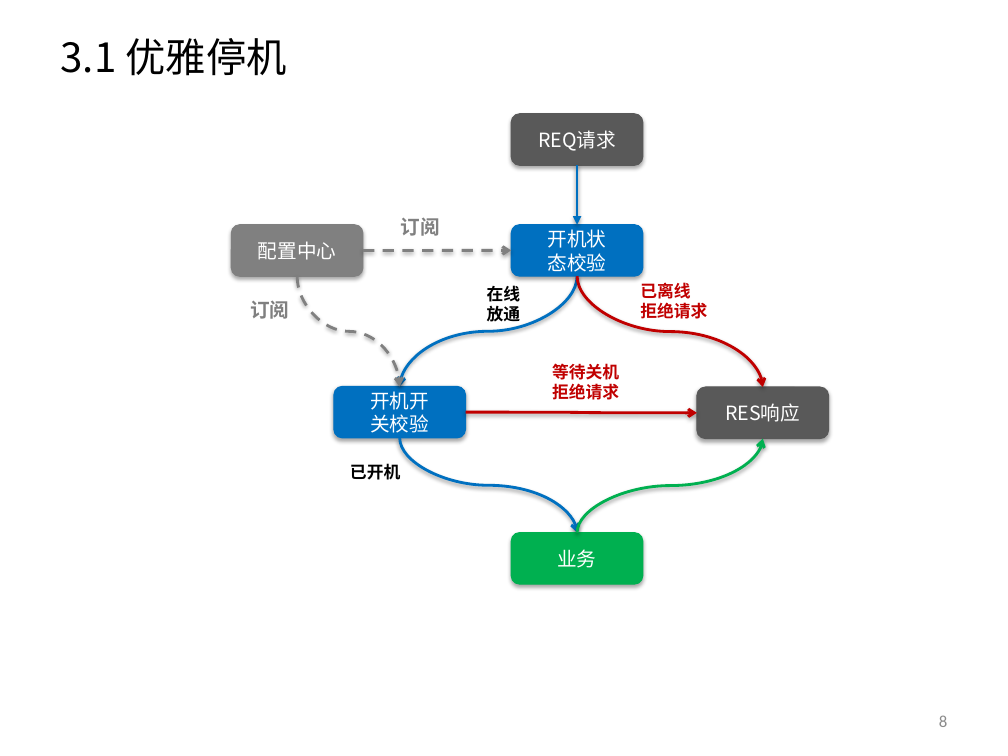
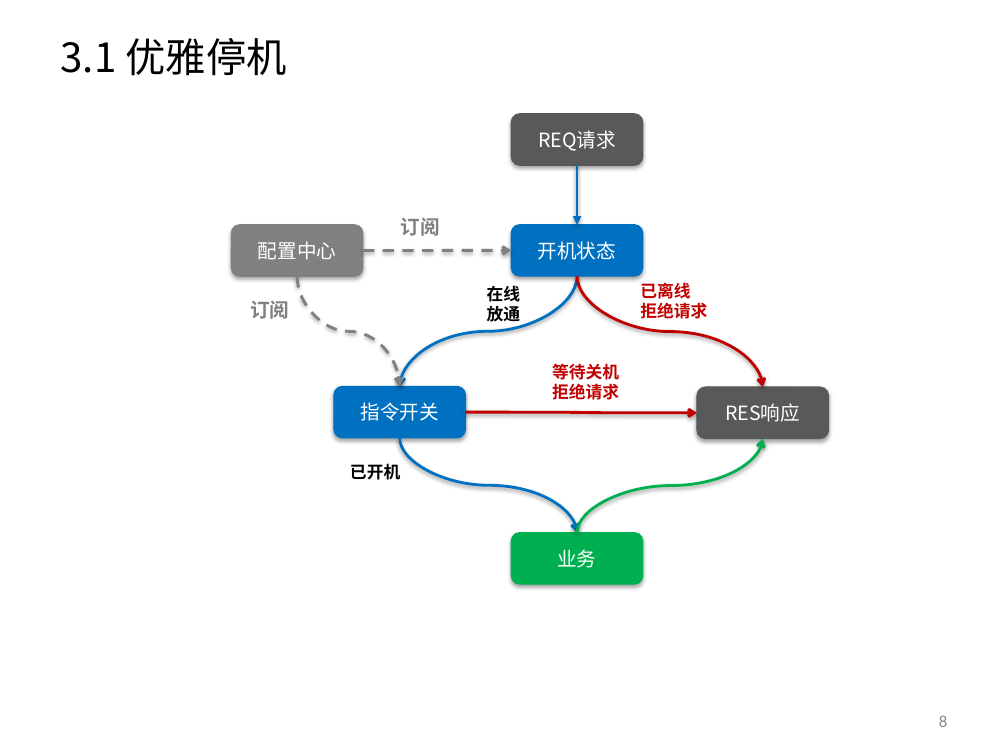
Before and after one commit to yessur3808/neural, a slide deck: slide 8 of docs/Neural_设计方案_V1.3.pptx. Drawn at 1008x756 pixels with LibreOffice and Linux fonts; fonts in the diff are those of the drawing. Boxes give left, top, right and bottom in pixels: in the first picture for what was removed or moved away, otherwise in the second. Text is boxed around its words. In the diff, an @@ line names an element or a change of style, - is before the commit and + after.

```diff
--- a/docs/Neural_设计方案_V1.3.pptx
+++ b/docs/Neural_设计方案_V1.3.pptx
@@ text in rounded rectangle at <box>538,241,616,260</box>: text changed @@
-开机状
-态校验
+开机状态
@@ text in rounded rectangle at <box>360,402,438,421</box>: text changed @@
-开机开
-关校验
+指令开关
```
Also in this commit, not shown: 16 other slides changed, 2 slides added, 15 slides removed.
